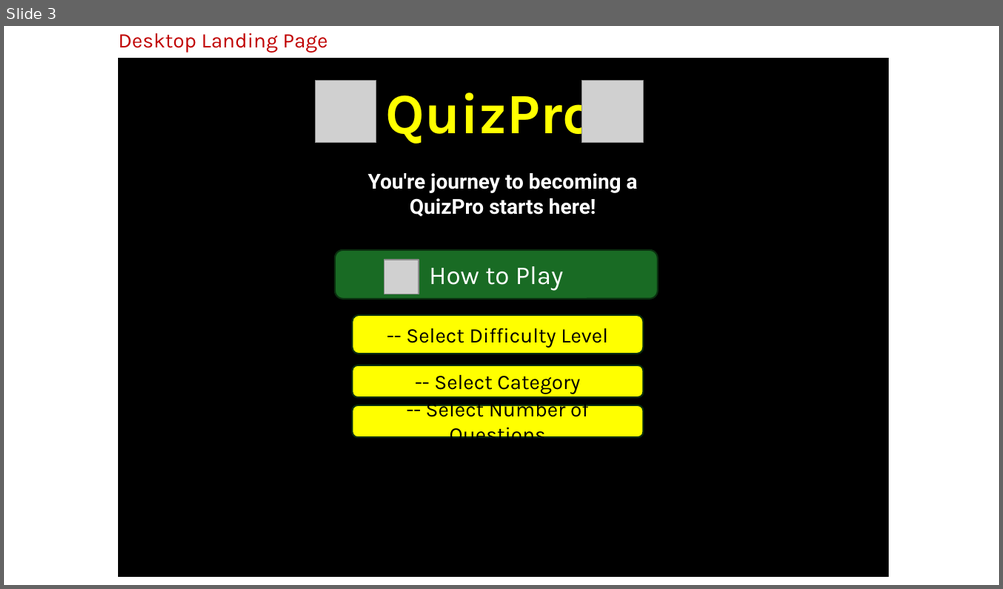
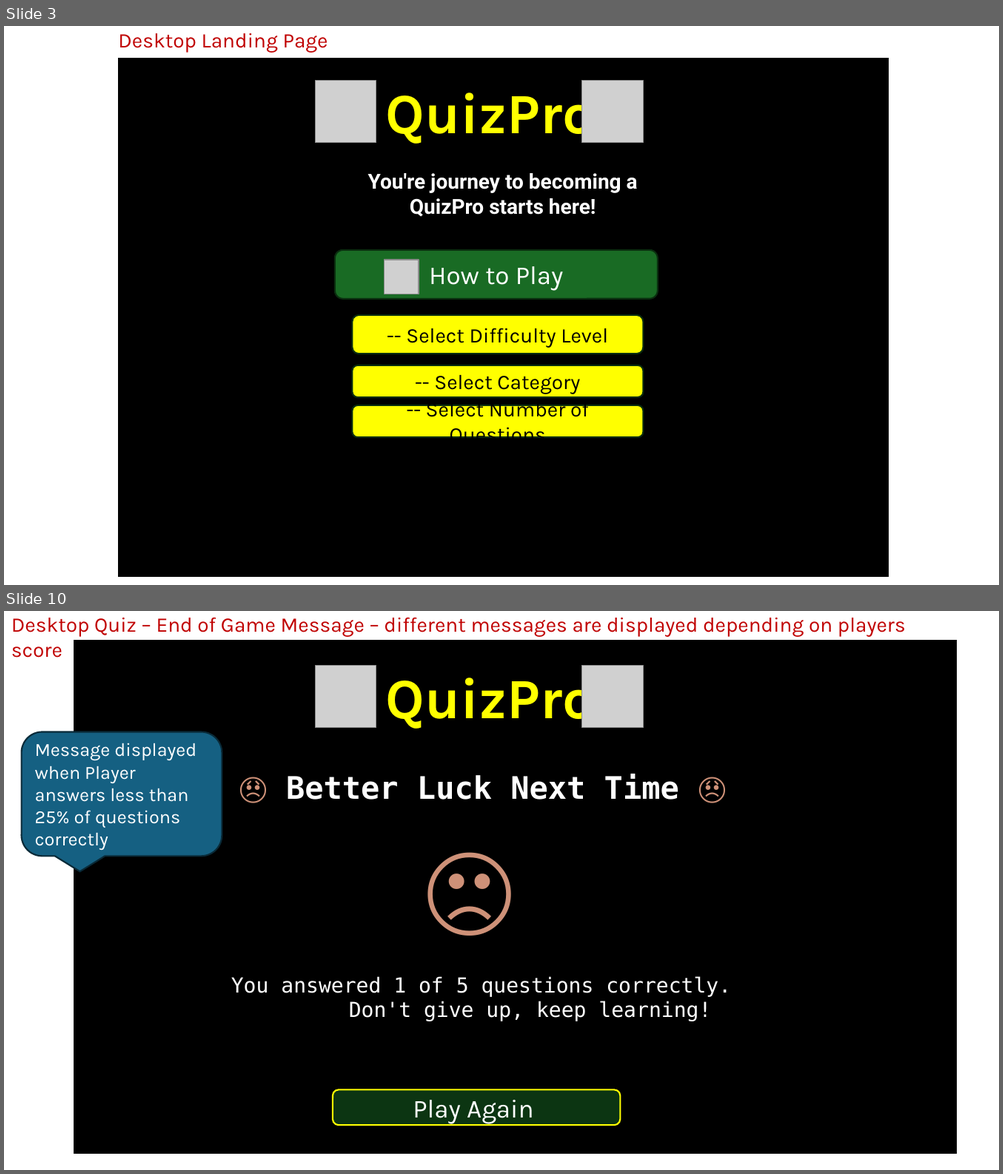
Before and after one commit to ProfessorJames/quizpro, a slide deck: assets/wireframes/PP2 - Wireframes.pptx. Shown one above the other, each under a label of ours: slide 3 before the commit, slides 3 and 10 after it; the slides between them are not shown. The pictures are 1003x589 and 1003x1174 pixels, drawn with LibreOffice and Linux fonts; fonts in the diff are those of the drawing; grey boxes stand for pictures. Boxes give left, top, right and bottom in pixels: in the first picture for what was removed or moved away, otherwise in the second. Text is boxed around its words. In the diff, an @@ line names an element or a change of style, - is before the commit and + after.

Commit message:
Update end of game messages

```diff
--- a/assets/wireframes/PP2 - Wireframes.pptx
+++ b/assets/wireframes/PP2 - Wireframes.pptx
@@ slide 10 added at bbox=[4, 611, 999, 1170], background #FFFFFF @@
@@ text added at bbox=[11, 617, 905, 637], 20 pt, text #C00000 @@
+Desktop Quiz – End of Game Message – different messages are displayed depending on players score
@@ rectangle added at bbox=[74, 641, 956, 1154], fill #000000, outline #000000 1.5 pt @@
@@ rectangle added at bbox=[179, 652, 857, 1133], fill #000000, outline #000000 1.5 pt, 20 pt, text #000000 @@
+Congratulations! You answered all questions correctly.
+You are a true QuizP
@@ picture added at bbox=[315, 666, 376, 727] @@
@@ text added at bbox=[385, 668, 595, 729], 55 pt, text #FFFF00, bold @@
+QuizPro
@@ picture added at bbox=[581, 666, 643, 727] @@
@@ rounded speech box added at bbox=[21, 732, 222, 856], fill #156082, outline #092A39 1.5 pt, 18 pt, text #FFFFFF @@
+Message displayed when Player answers less than 25% of questions correctly
@@ text added at bbox=[286, 774, 679, 800], 30 pt, text #FFFFFF, bold @@
+😞 Better Luck Next Time 😞
@@ text added at bbox=[418, 820, 643, 948], 96 pt, text #CE9178 @@
+🙁
@@ text added at bbox=[231, 977, 731, 1022], 20 pt, text #FFFFFF @@
+You answered 1 of 5 questions correctly.
+Don't give up, keep learning!
@@ rounded rectangle added at bbox=[333, 1090, 620, 1125], fill #0D3612, outline #FFFF00 1.5 pt, 25 pt, text #FFFFFF @@
+Play Again
```
Also in this commit, not shown: 2 slides changed, 9 other slides added, 1 other file.
